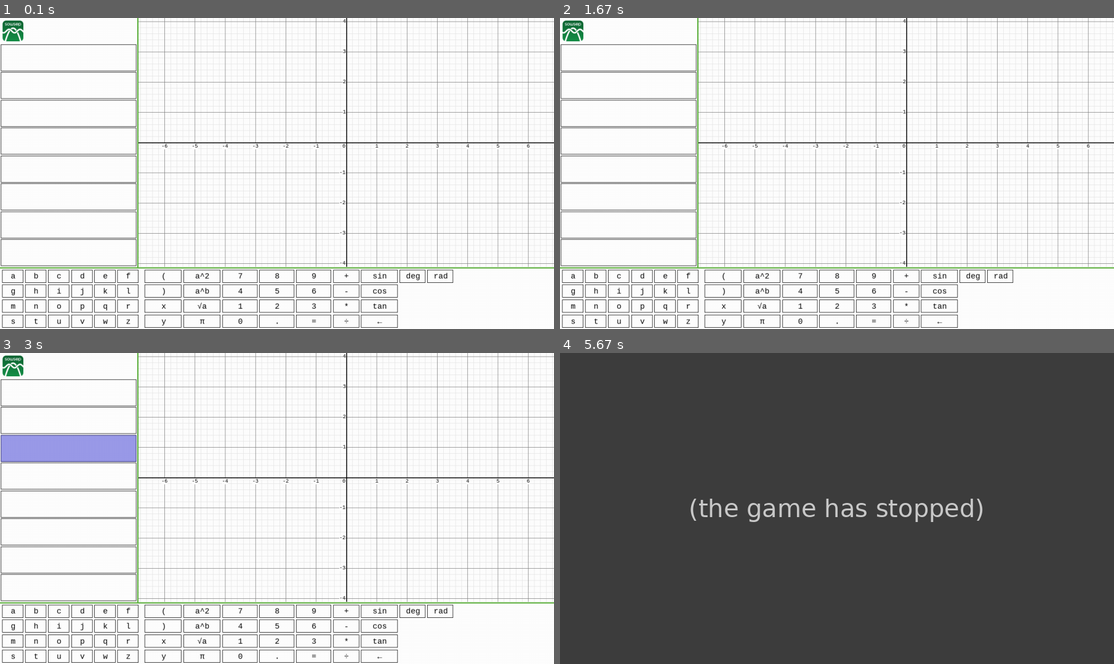
Above: before the commit, frames 1-4 (two rows, left to right).
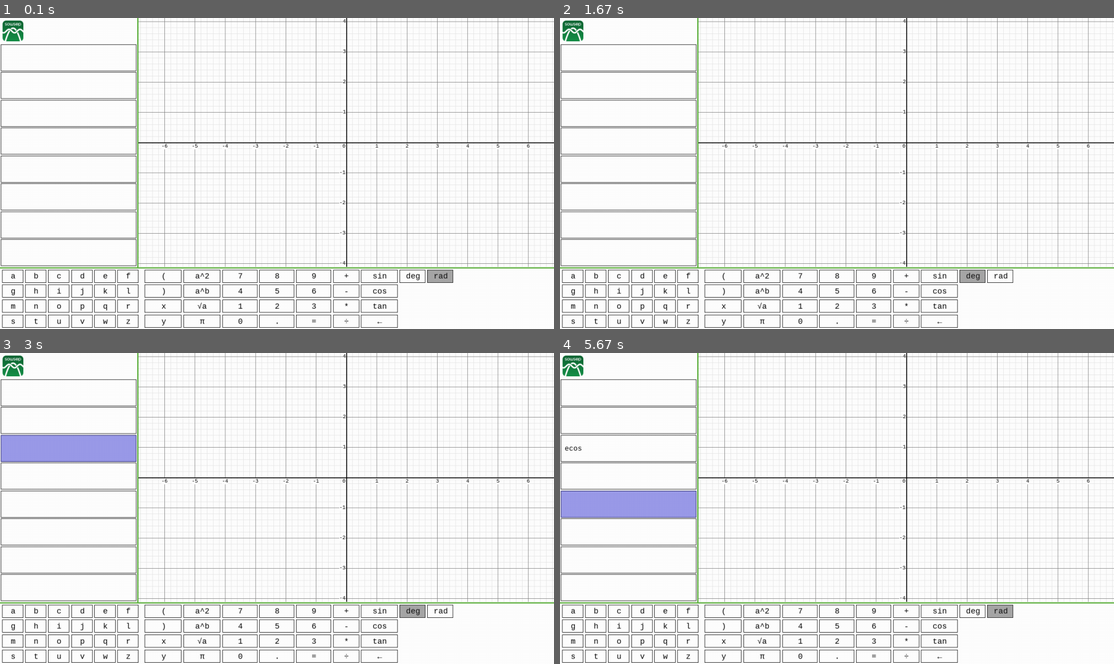
Above: after the commit, the same moments.

Repository: Asi4n-Inv4sion/Pygame-Graphing-Calculator
Game: pygame game, started from main.py
Same seed, same stepped clock (60 frames per second), same inputs: the game is played once before the commit and once after it.
Inputs (mouse positions are in pixels of both pictures, inside the frame that each line leads up to):
- Up to frame 1 (0.1 s): no input
- Up to frame 2 (1.67 s): click (626, 154) at 0.38 s; tap Space at 0.67 s; click "deg" at 1.55 s
- Up to frame 3 (3 s): click "cos" at 2.38 s; click (105, 461) at 2.72 s
- Up to frame 4 (5.67 s): tap E at 3 s; click "cos" at 3.38 s; click "ecos" at 3.72 s; tap Space at 4 s; tap Enter at 4.33 s; click "rad" at 4.72 s; click (704, 446) at 5.05 s; click (637, 499) at 5.38 s

The runs differ from the first frame. In frame 1, 0.2% of the frame differs, in the area x 77-82%, y 81-85%; in frame 2, 0.2%; in frame 3, 0.2%; in frame 4, 99%, in the area x 0-100%, y 0-100%.
Error before the commit: TypeError: Calculate() missing 1 required positional argument: 'radOrDeg' (main.py line 35); the game stopped at 3.22 s (later frames are placeholders)

Commit message:
Update main.py

Diff:
--- a/main.py
+++ b/main.py
@@ -5,15 +5,6 @@
 # for most functions
 # Given eight inputboxes to define variables or create functions
 #--------------------------------------------------------------------------------
-
-# To-do:
-# - Make and output box(s) for all errors to go
-# - Make sure you cannot enter invalid characters into the equation.
-# - Capitals/lower case shouldnt matter.
-# - More error support (multiple '=', starting/ending with operation, etc).
-# - Make dictionary of custom user-created variables
-# - Line intersection points that you can click to toggle the label visibility
-# - Error that doesn't allow more than one of the same user variable like a=1,a=2. What does 'a' equal then?
 
 from grid_class import *
 from GUI_class import *
@@ -28,13 +19,16 @@
 
 screen = pygame.display.set_mode((WIDTH,HEIGHT))
 functions = []
+radOrDeg = "rad"
+boxesUsed = []
 
 def getPoints(e,width,scale):
     p = []
     for x in range(-width//2,width//2):#equation variable changes depending on the graph being drawn
-        y = Calculate(e[:],[],0,x/70*scale)
+        y = Calculate(e[:],[],0,x/70*scale,radOrDeg)
         if y != None:
             y *= 70/scale
+
         #If the equation has division by 0 at a point, use None as a point
         if type(y) != float and type(y) != int:
             p.append(None)
@@ -51,14 +45,17 @@
                     p.append((x,y))
     return p
 
-def drawFunction(p,xcord,ycord,width,height,scale=1):
+def drawFunction(p,xcord,ycord,width,height):
     for i in range(len(p)-1):
         if p[i] != None and p[i+1] != None:
-            #pygame.draw.circle(win,(0,0,0),(winW//2+x,winH//2-round(y)),2)
             pygame.draw.line(screen,(0,0,255),(xcord+width/2+p[i][0],ycord+height/2-p[i][1]),(xcord+width/2+p[i+1][0],ycord+height/2-p[i+1][1]),3)
 
+#Draws any vertical lines passed
+def drawVertical(v,xcord,ycord,width,height,scale):
+    pygame.draw.line(screen,(200,0,200),(xcord+width//2+v*70/scale,ycord),(xcord+width//2+v*70/scale,ycord+height),3)
+
 def redrawWin():
-    global functions
+    global functions,verticals
     screen.fill((255,255,255))
     #grid.drawGrid(screen,infoObject.current_w*0.8,infoObject.current_h*0.8,infoObject.current_w*0.2,0)
     grid.drawGrid(screen,WIDTH*0.75,HEIGHT*0.8,WIDTH*0.25,0)
@@ -66,7 +63,10 @@
     #Draws function(s)
     for f in range(len(functions)):
         drawFunction(functions[f],round(WIDTH*0.25),0,round(WIDTH*0.75),round(HEIGHT*0.8))
+    for v in verticals:
+        drawVertical(v,round(WIDTH*0.25),0,round(WIDTH*0.75),round(HEIGHT*0.8),grid.scale)
     pygame.draw.rect(screen,(255,255,255),(WIDTH*0.25,HEIGHT*0.8,WIDTH*0.75,HEIGHT*0.2))#Covers up the function if it exits the graph
+    pygame.draw.rect(screen,(255,255,255),(0,0,WIDTH*0.25,HEIGHT*0.8))#Covers up the function if it exits the graph
 
     #Drawing keyboard sections
     funcList.drawGrid(screen,(0,0,0))
@@ -84,14 +84,17 @@
     #Drawing extra GUI
     screen.blit(pymos,(6,6))
     funcList.highlightSelectedCell(screen)
+    angleMode.highlightCells(screen,[angleMode.text.index(radOrDeg)],(30,30,30))
     pygame.draw.line(screen,(97,178,66),(0.25*WIDTH-2,0),(0.25*WIDTH-2,0.8*HEIGHT),3)
     pygame.draw.line(screen,(97,178,66),(0,0.8*HEIGHT+2),(WIDTH,0.8*HEIGHT+2),3)
     pygame.display.update()
 
 def getFunctions():
+    global boxesUsed
     funcs = []
     for f in funcList.equations:
         funcs.append(list(f))
+    boxesUsed = [i for i,f in enumerate(funcs) if len(f) > 0]
     funcs = [Initialize(f) for f in funcs if len(f) > 0]
     return [getPoints(f,round(WIDTH*0.75),grid.scale) for f in funcs if type(f) == list and len(f) > 0]
 
@@ -107,19 +110,15 @@
 angleMode = Grid((WIDTH//2+0.22*WIDTH,0.8*HEIGHT+5,0.1*WIDTH,0.05*HEIGHT-2),1,2,1,2,('monospace',18),(0,0,0),['deg','rad'],True)
 keyboard = [keypad,operationpad,trigfunc,expofunc,miscfunc,variables,angleMode]
 
-#funcList.equations[0] = 'x'
-#funcList.updateFunctions()
-
 tick = 0
-# graph translation
 Use = True
 while Use:
     pygame.time.delay(20)
     #every half a second or so, the equations are tested for mistakes and added to the functions list if they make sense
     if tick % 20 == 0:
+        del verticals[:] #resets vertical lines
         customVars.clear()#resets customVars in case they were deleted
-        functions = getFunctions()
-    #print(funcList.equations)
+        functions = getFunctions() #gets the points for each function
     redrawWin()
     for event in pygame.event.get():
         if event.type == pygame.QUIT:
@@ -164,10 +163,8 @@
                     funcList.equationAppend(variables.text[variables.mouseOverCell(mp[0],mp[1])])
                 elif funcList.mouseOverCell(mp[0],mp[1]) == None:
                     funcList.selectedFunction = None
-                funcList.updateFunctions()
-
                 if angleMode.mouseOverCell(mp[0],mp[1]) != None:
                     radOrDeg = angleMode.text[angleMode.mouseOverCell(mp[0],mp[1])]
-                    print(radOrDeg)
+                funcList.updateFunctions()
     tick += 1
 pygame.quit()
